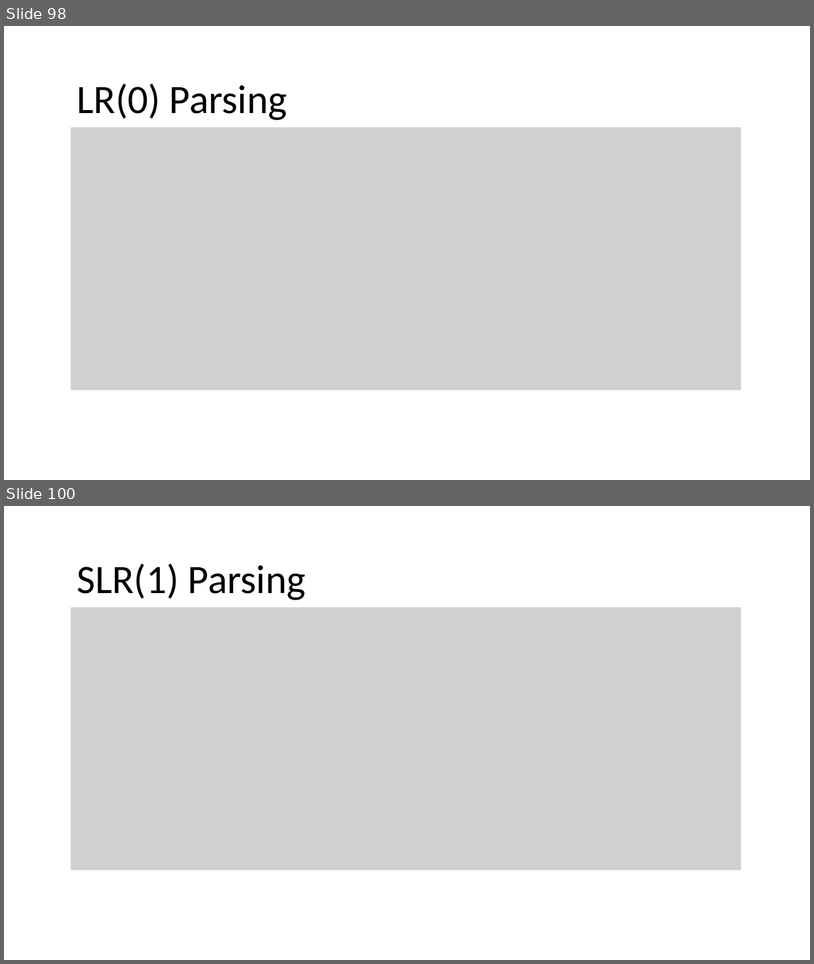
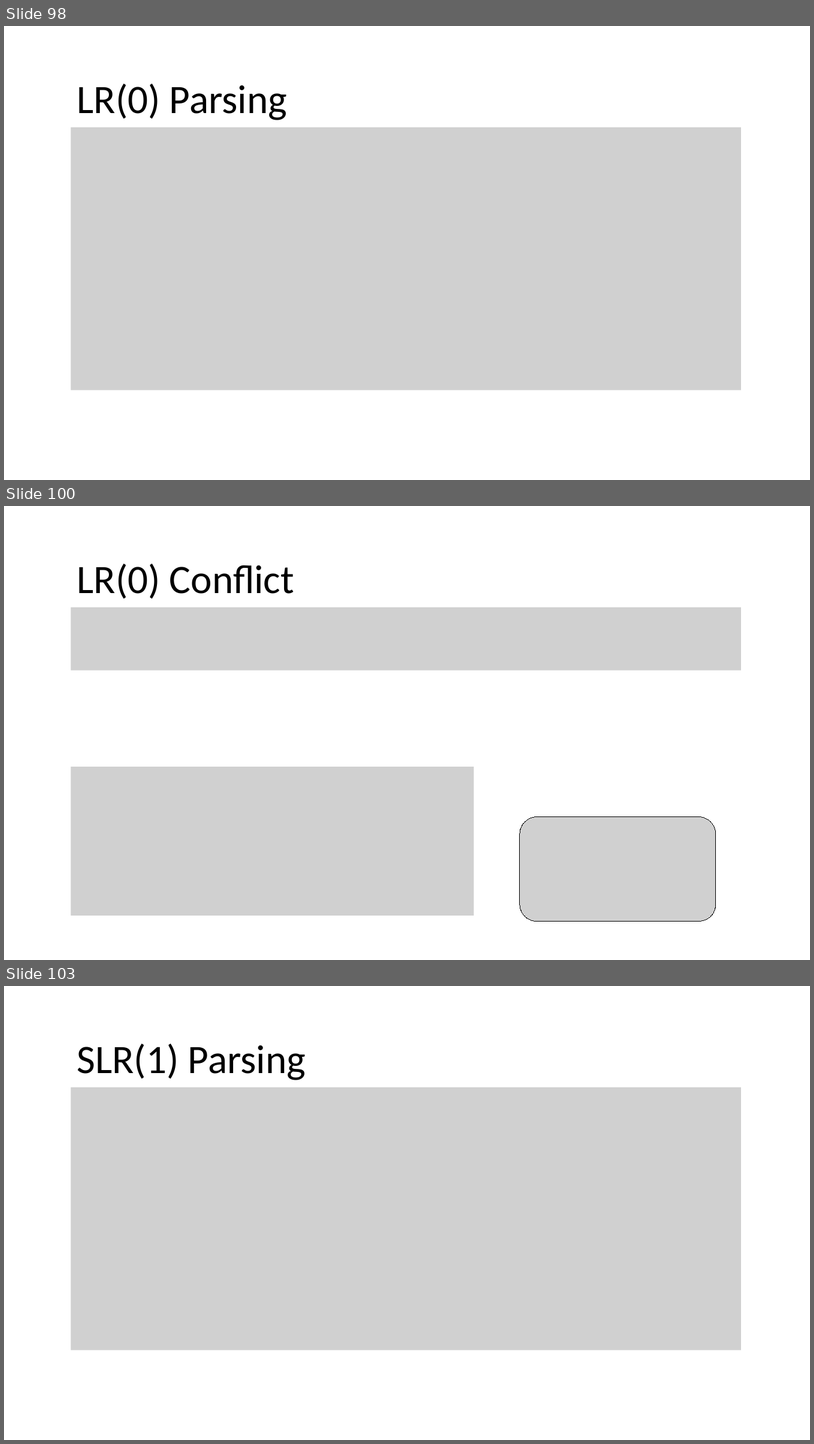
Before and after one commit to nivshani/compilation, a slide deck: slides/bottom_up_parsing.pptx. Shown one above the other, each under a label of ours: slides 98 and 100 before the commit, slides 98, 100 and 103 after it; the slides between them are not shown. The pictures are 814x964 and 814x1444 pixels, drawn with LibreOffice and Linux fonts; fonts in the diff are those of the drawing; grey boxes stand for pictures. Boxes give left, top, right and bottom in pixels: in the first picture for what was removed or moved away, otherwise in the second. Text is boxed around its words. In the diff, an @@ line names an element or a change of style, - is before the commit and + after.

```diff
--- a/slides/bottom_up_parsing.pptx
+++ b/slides/bottom_up_parsing.pptx
@@ slide 100 added at (4,506,810,960), background #FFFFFF @@
@@ text added at (77,564,294,598), 48 pt, text #000000 @@
+LR(0) Conflict
@@ picture added at (71,607,742,670) @@
@@ picture added at (71,767,474,916) @@
@@ picture added at (520,816,716,921) @@
@@ what was slide 100 is now slide 103 @@
```
Also in this commit, not shown: 3 slides changed, 19 other slides added, 1 other file.
